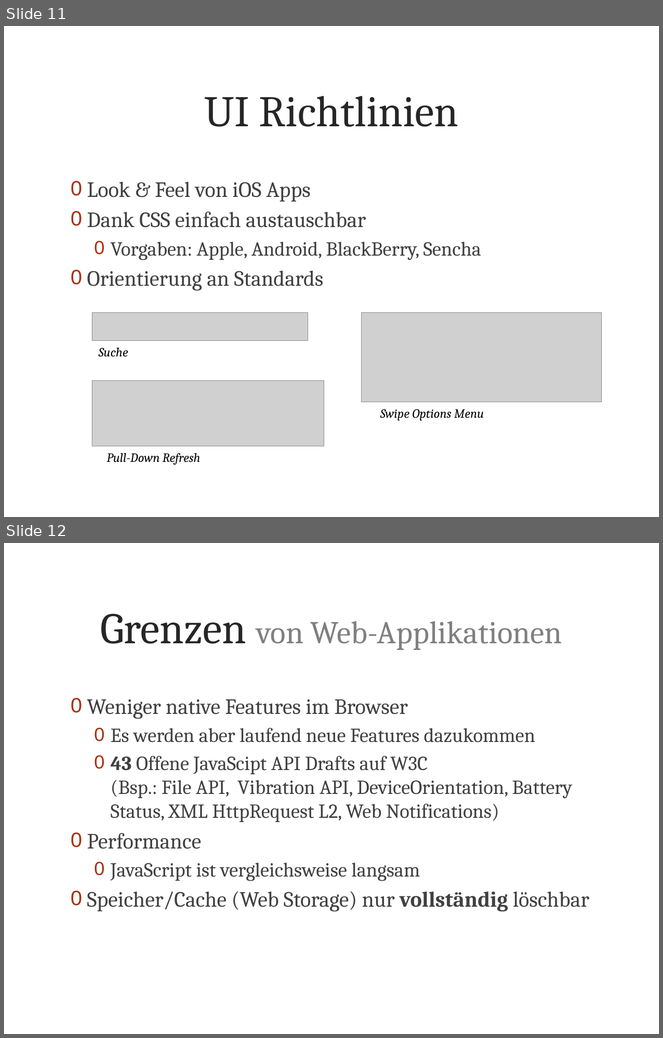
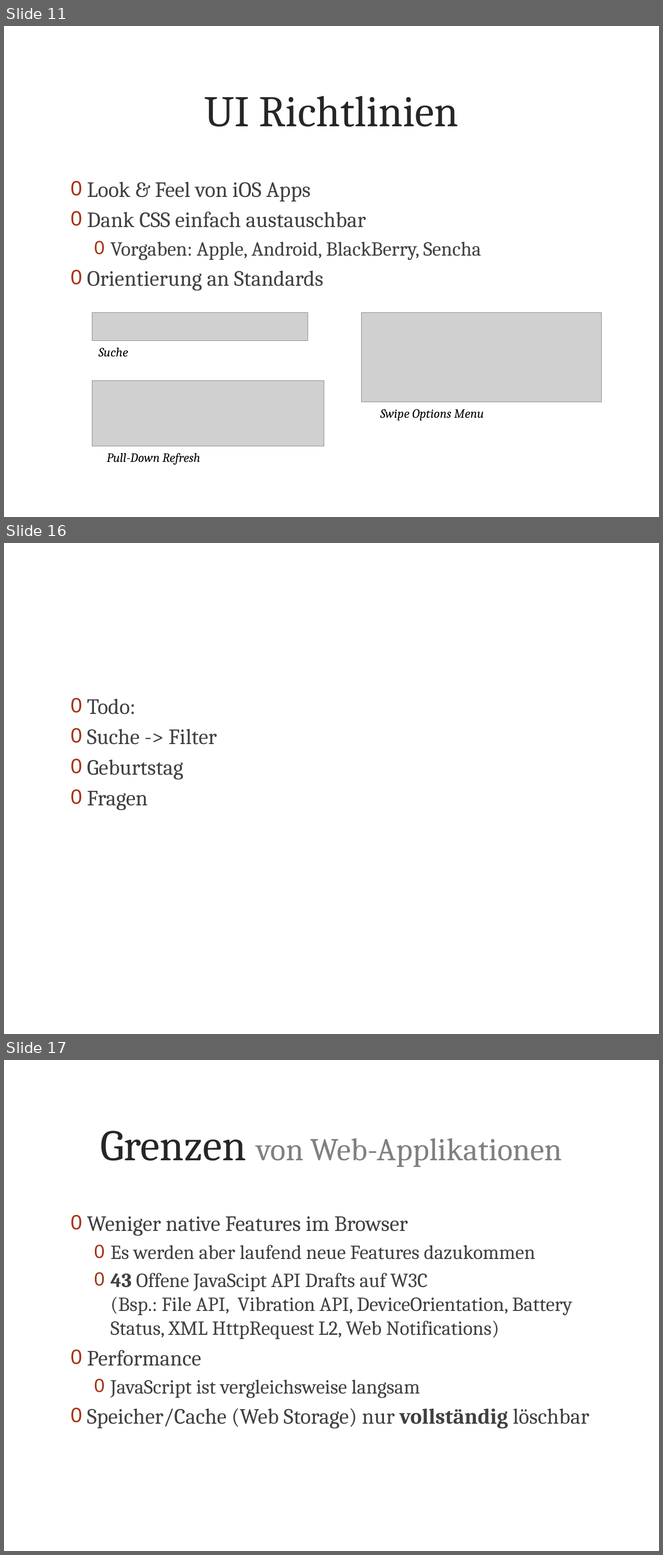
Before and after one commit to metaodi/TrailDevilsXPl-2, a slide deck: _DOCUMENTATION/Presentation/Praesentation-Traildevils-XPl2.pptx. Shown one above the other, each under a label of ours: slides 11 and 12 before the commit, slides 11, 16 and 17 after it; the slides between them are not shown. The pictures are 663x1038 and 663x1555 pixels, drawn with LibreOffice and Linux fonts; fonts in the diff are those of the drawing; grey boxes stand for pictures; background and template pictures are left out. Boxes give left, top, right and bottom in pixels: in the first picture for what was removed or moved away, otherwise in the second. Text is boxed around its words. In the diff, an @@ line names an element or a change of style, - is before the commit and + after.

```diff
--- a/_DOCUMENTATION/Presentation/Praesentation-Traildevils-XPl2.pptx
+++ b/_DOCUMENTATION/Presentation/Praesentation-Traildevils-XPl2.pptx
@@ slide 16 added at (x1=4, y1=543, x2=659, y2=1034), background picture (left out) @@
@@ text added at (x1=87, y1=699, x2=217, y2=810), 24 pt, text #404040 @@
+0 Todo:
+0 Suche -> Filter
+0 Geburtstag
+0 Fragen
@@ what was slide 12 is now slide 17 @@
```
Also in this commit, not shown: 4 slides changed, 2 other slides added, 2 other files.
